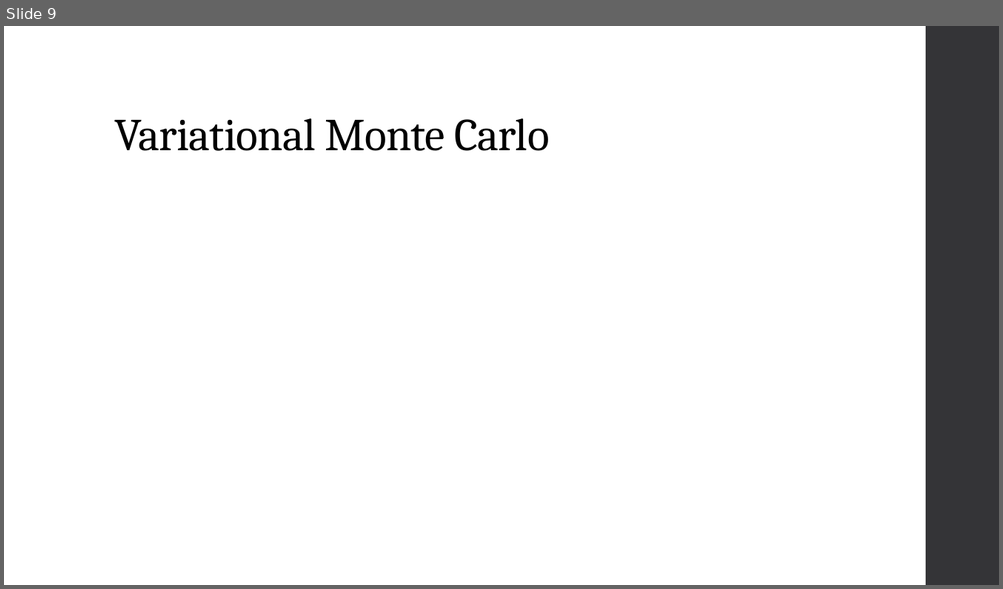
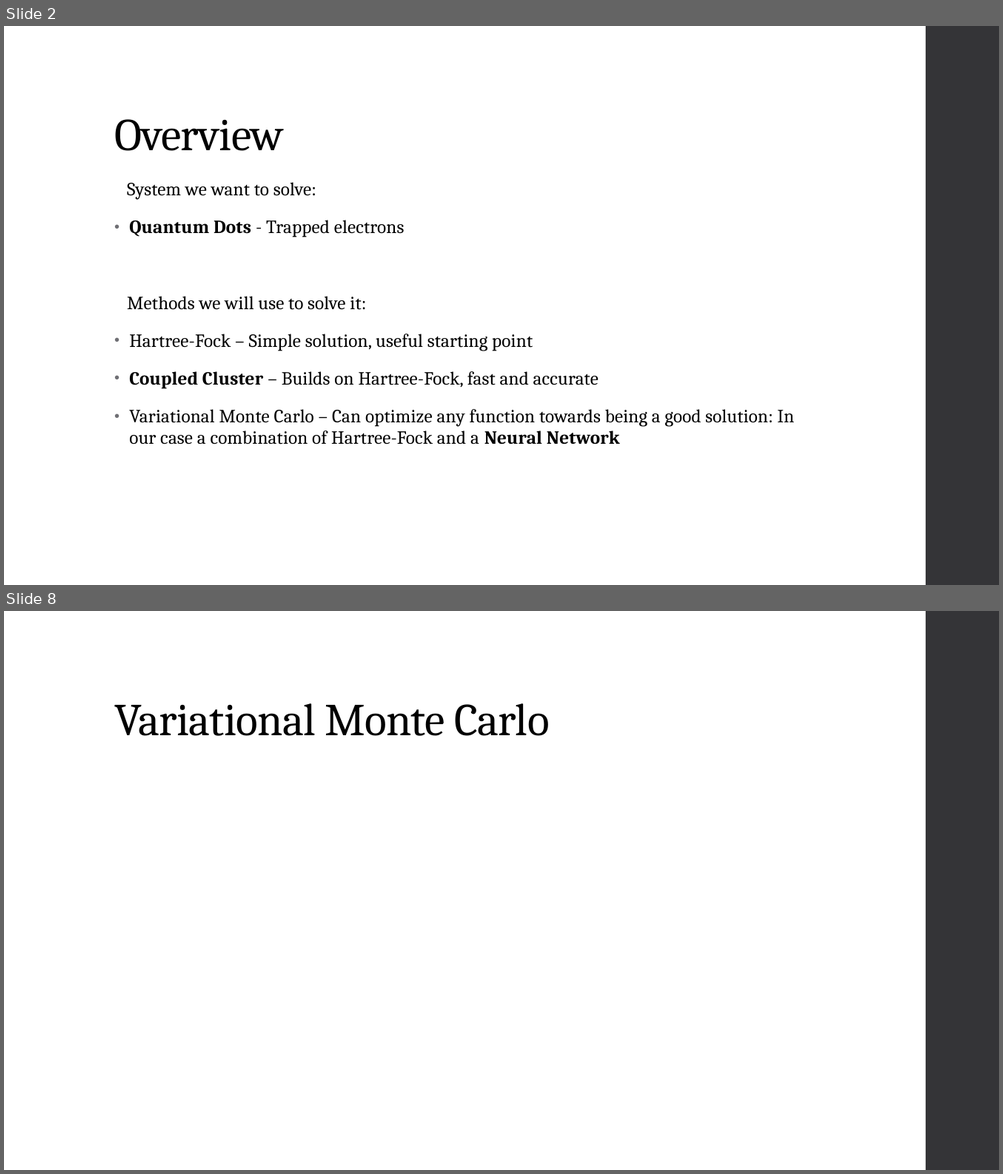
Before and after one commit to KarlHenrik/ComputationalPhysicsMaster, a slide deck: Thesis/Thesis Presentation.pptx. Shown one above the other, each under a label of ours: slide 9 before the commit, slides 2 and 8 after it; the slides between them are not shown. The pictures are 1003x589 and 1003x1174 pixels, drawn with LibreOffice and Linux fonts; fonts in the diff are those of the drawing. Boxes give left, top, right and bottom in pixels: in the first picture for what was removed or moved away, otherwise in the second. Text is boxed around its words. In the diff, an @@ line names an element or a change of style, - is before the commit and + after.

```diff
--- a/Thesis/Thesis Presentation.pptx
+++ b/Thesis/Thesis Presentation.pptx
@@ slide 2 added at (x1=4, y1=26, x2=999, y2=585), background #FFFFFF; not listed: 1 template element that a slide beside it also shows @@
@@ title added at (x1=114, y1=119, x2=284, y2=151), 44 pt, text #000000 @@
+Overview
@@ text added at (x1=127, y1=182, x2=794, y2=445), 18 pt, text #000000 @@
+System we want to solve:
+• Quantum Dots - Trapped electrons
+Methods we will use to solve it:
+• Hartree-Fock – Simple solution, useful starting point
+• Coupled Cluster – Builds on Hartree-Fock, fast and accurate
+• Variational Monte Carlo – Can optimize any function towards being a good solution: In our case a combination of Hartree-Fock and a Neural Network
@@ what was slide 9 is now slide 8 @@
```
Also in this commit, not shown: 6 slides changed, 1 other slide added, 2 slides removed, 3 other files.
